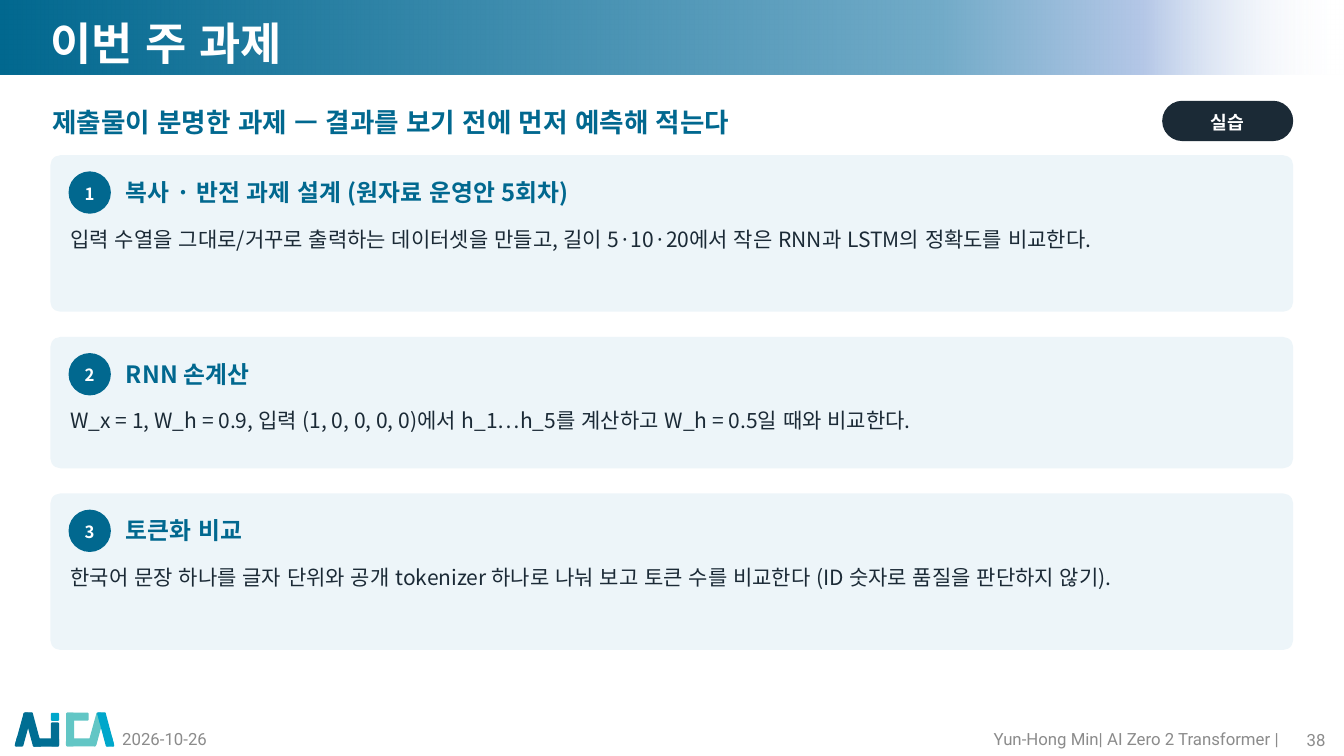
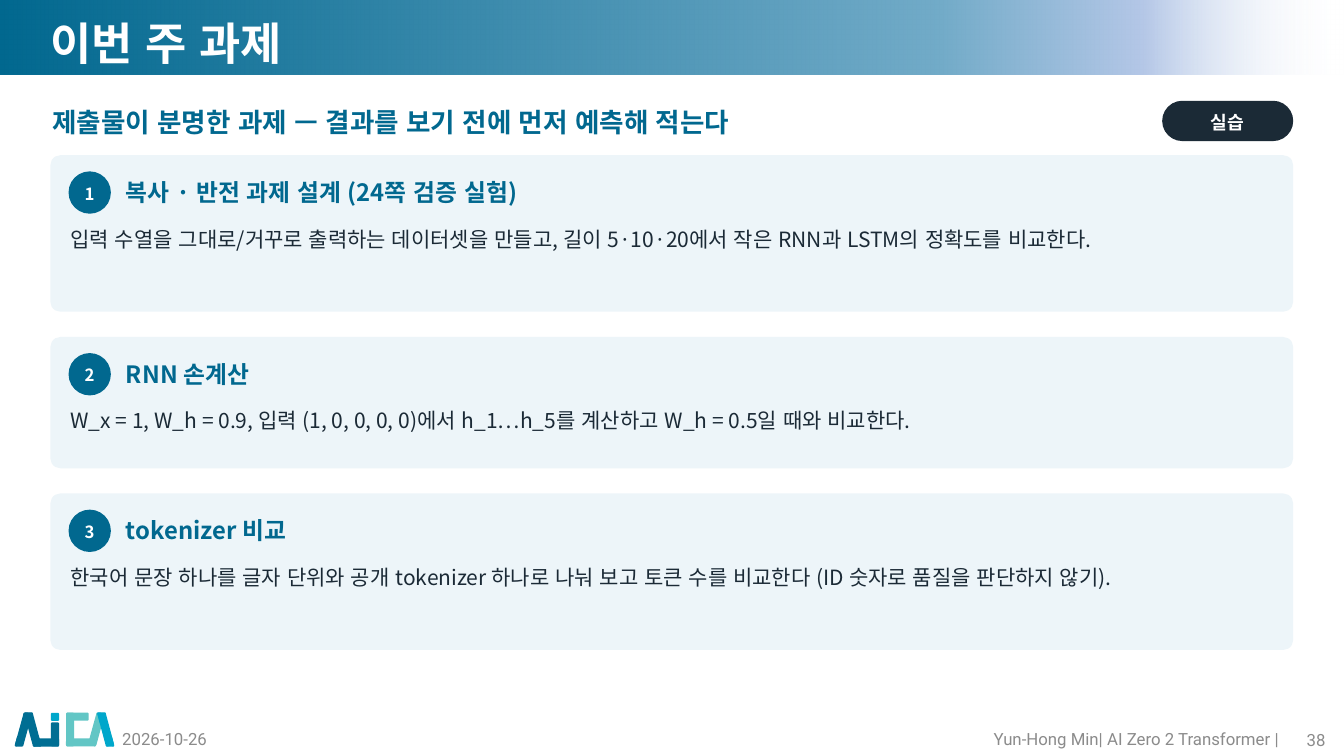
Before and after one commit to myunhh/AI-Zero-2-Transformers, a slide deck: slide 38 of lectures/week04_rnn_lstm_seq2seq.pptx. Drawn at 1344x756 pixels with LibreOffice and Linux fonts; fonts in the diff are those of the drawing; background and template pictures are left out. Boxes give left, top, right and bottom in pixels: in the first picture for what was removed or moved away, otherwise in the second. Text is boxed around its words. In the diff, an @@ line names an element or a change of style, - is before the commit and + after.

```diff
--- a/lectures/week04_rnn_lstm_seq2seq.pptx
+++ b/lectures/week04_rnn_lstm_seq2seq.pptx
@@ text at (126,181,517,206): text changed @@
-복사 · 반전 과제 설계 (원자료 운영안 5회차)
+복사 · 반전 과제 설계 (24쪽 검증 실험)
@@ text at (126,519,286,541): text changed @@
-토큰화 비교
+tokenizer 비교
```
Also in this commit, not shown: 27 other slides changed, 14 other files.
